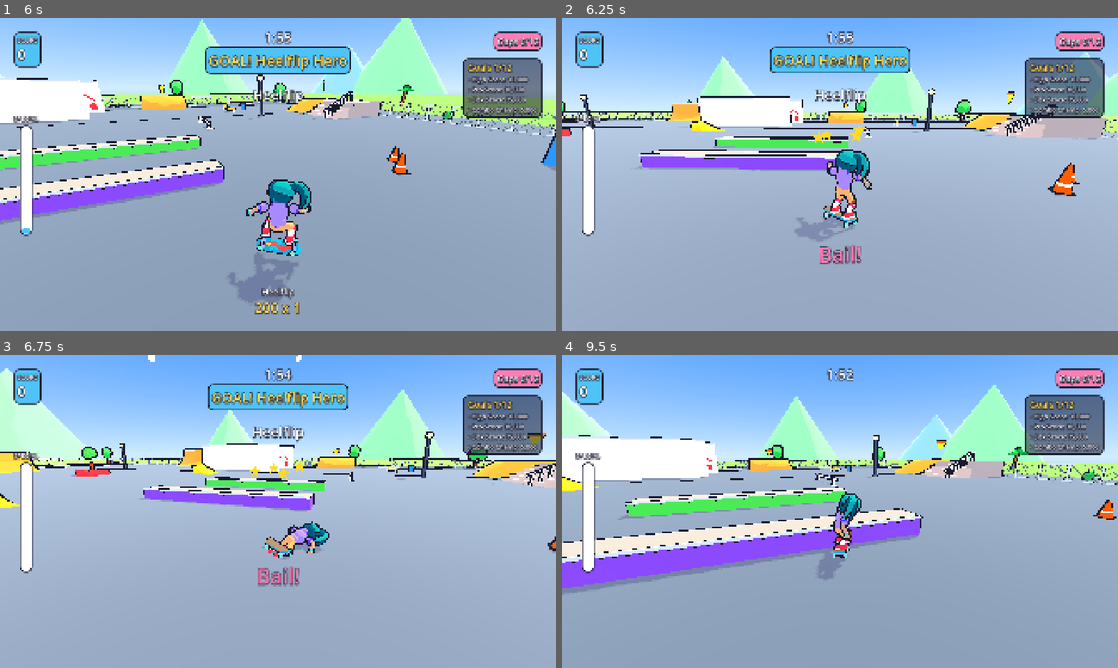
Above: before the commit, frames 1-4 (two rows, left to right).
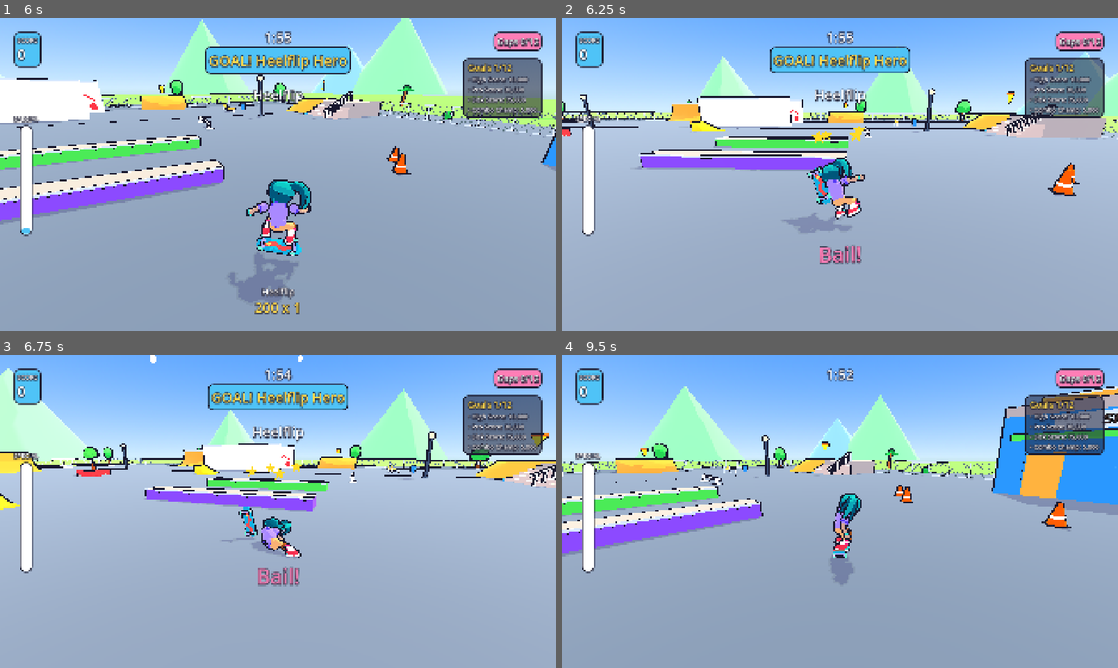
Above: after the commit, the same moments.

Repository: Proximo0/skate-park
Game: Godot game, scene res://game/ui/title_screen.tscn
The game is run twice, just before and just after one commit, with the same random seed, the same clock (stepped at 60 frames per second) and the same inputs.
Inputs (mouse positions are in pixels of both pictures, inside the frame that each line leads up to):
- Up to frame 1 (6 s): click "Play" at 0.5 s; tap Enter (ui_accept) at 1.25, 1.52, 2.27, 3.77, 4.52, 5.27 s; move the mouse to (400, 158) at 1.27 s; hold D (move_right) 1.28-2.03 s; tap J (flip) at 1.35, 5.85 s; click (400, 158) at 1.42 s; move the mouse to (166, 190) at 2.02 s; hold S (move_down) 2.03-2.78 s; tap K (grab) at 2.1 s; move the mouse to (333, 105) at 2.77 s; hold D (move_right) 2.78-3.53 s; tap I (grind) at 2.85 s; move the mouse to (250, 237) at 3.52 s; hold W (move_up) 3.53-4.28 s; tap U (nollie) at 3.6 s; click (250, 237) at 3.67 s; move the mouse to (444, 221) at 4.27 s; hold Space (ollie) 4.28-5.03 s; hold A (move_left) 4.28-5.78 s; tap Backspace (restart) at 4.9 s; move the mouse to (111, 127) at 5.02 s; tap L (revert) at 5.1 s; move the mouse to (305, 174) at 5.77 s; hold S (move_down) from 5.78 s (still down); click (305, 174) at 5.92 s
- Up to frame 2 (6.25 s): keep holding S (move_down)
- Up to frame 3 (6.75 s): move the mouse to (194, 433) at 6.52 s; release S (move_down) at 6.53 s; hold D (move_right) from 6.53 s (still down); tap K (grab) at 6.6 s
- Up to frame 4 (9.5 s): tap Enter (ui_accept) at 6.77, 7.52, 8.27 s; move the mouse to (962, 495) at 7.27 s; release D (move_right) at 7.28 s; hold W (move_up) 7.28-8.03 s; tap I (grind) at 7.35 s; move the mouse to (728, 527) at 8.02 s; hold D (move_right) 8.03-8.78 s; tap U (nollie) at 8.1 s; click (728, 527) at 8.17 s; move the mouse to (895, 442) at 8.77 s; hold S (move_down) from 8.78 s (still down); hold Space (ollie) from 8.78 s (still down)

Frame 1 is identical in both runs. In frame 2, 2.1% of the frame differs, in the area x 0-100%, y 23-72%; in frame 3, 4.2%; in frame 4, 33%, in the area x 0-100%, y 9-77%.

Commit message:
Ragdoll bails: the body tumbles and the board flies off, then the skater gets up where they land
Co-Authored-By: Claude Opus 5.5 (1M context) <noreply@anthropic.com>
Claude-Session: https://claude.ai/code/session_01RMKNZ8eeWwfnKNQaLfHv9F

Diff:
--- a/game/skater/skater.gd
+++ b/game/skater/skater.gd
@@ -39,6 +39,7 @@
 const RAIL_FRICTION := 0.5
 const EDGE_GRIP := 2.5  ## how much more than gravity's hold a convex bend may ask before the board leaves it
 const OVERHANG_RADIUS := 3.5  ## assumed curve radius when judging if speed holds the board to an overhang (loop top)
+const GETUP_TIME := 0.6  ## get-up animation after the ragdoll settles
 const KILL_Y := -20.0  ## below the deepest bowl (the dome sinks about 7 m)
 const PUSH_PLANT := 0.18  ## matches SkaterPoser: first push steps off the tail, then each cycle kicks
 const PUSH_CYCLE := 0.6
@@ -55,6 +56,7 @@
 
 ## Read by the poser, camera and HUD.
 var anim: String = "idle_ride"
+var ragdoll_active: bool = false  ## true while a bail ragdoll drives the body (the poser stands aside)
 var anim_trick: Dictionary = {}
 var anim_time: float = 0.0
 var crouch: float = 0.0  ## 0..1
@@ -64,6 +66,8 @@
 var board_up: Vector3 = Vector3.UP
 var speed: float = 0.0
 var vert_air: bool = false
+var _ragdoll: SkaterRagdoll = null
+var _getup_left: float = 0.0
 
 var _t: float = 0.0
 var _seed: int = 1
@@ -723,10 +727,55 @@
 	vert_air = false
 	state.event("bail")
 	_set_anim("bail_fall")
+	_start_ragdoll()
 	bailed.emit()
 
 
+## Hands the body and board to a physics ragdoll for the slam, when the visual rig is there (not in bare sims).
+func _start_ragdoll() -> void:
+	_end_ragdoll()
+	if _visual == null or not is_inside_tree() or get_parent() == null:
+		return
+	var body: Node3D = _visual.get_node_or_null("SkaterBody") as Node3D
+	var board: Node3D = _visual.get_node_or_null("Skateboard") as Node3D
+	if body == null or board == null:
+		return
+	var spin: Vector3 = facing.cross(Vector3.UP).normalized() * -3.0 if facing.length() > 0.1 else Vector3(-3.0, 0.0, 0.0)
+	_ragdoll = SkaterRagdoll.spawn(body, board, velocity, spin, get_parent())
+	ragdoll_active = true
+	_getup_left = 0.0
+
+
+func _end_ragdoll() -> void:
+	if _ragdoll != null and is_instance_valid(_ragdoll):
+		_ragdoll.finish()
+	_ragdoll = null
+	ragdoll_active = false
+
+
 func _tick_bail(delta: float) -> void:
+	if _ragdoll != null and is_instance_valid(_ragdoll):
+		# The ragdoll owns the slam: the skater just follows the pelvis (for the camera) until it settles,
+		# then stands up where the body came to rest.
+		global_position = _ragdoll.pelvis_transform().origin  # the ground under the pelvis
+		velocity = Vector3.ZERO
+		if _ragdoll.settled():
+			var t: Transform3D = _ragdoll.pelvis_transform()
+			_end_ragdoll()
+			global_position = t.origin
+			facing = -t.basis.z
+			board_up = Vector3.UP
+			_floor_normal = Vector3.UP
+			_getup_left = GETUP_TIME
+			_set_anim("bail_getup")
+		return
+	if _getup_left > 0.0:
+		_getup_left -= delta
+		if _getup_left > 0.0:
+			return
+		if state.time_in_state >= SkateState.BAIL_TIME and state.event("recover"):
+			_set_anim("idle_ride")
+		return
 	velocity += Vector3.DOWN * GRAVITY * delta
 	var h: Vector3 = Vector3(velocity.x, 0.0, velocity.z).move_toward(Vector3.ZERO, 8.0 * delta)
 	velocity = Vector3(h.x, velocity.y, h.z)
@@ -744,6 +793,8 @@
 
 
 func respawn() -> void:
+	_end_ragdoll()
+	_getup_left = 0.0
 	global_transform = _spawn
 	velocity = Vector3.ZERO
 	_snap_offset = Vector3.ZERO
--- a/game/skater/skater_poser.gd
+++ b/game/skater/skater_poser.gd
@@ -84,6 +84,8 @@
 		return
 	if _nodes.is_empty():
 		_capture_rest()
+	if skater != null and bool(skater.get("ragdoll_active")):
+		return  # a bail ragdoll is driving the joints and the board
 	var anim: String = preview_anim
 	var t: float = 0.0
 	var crouch: float = 0.0
